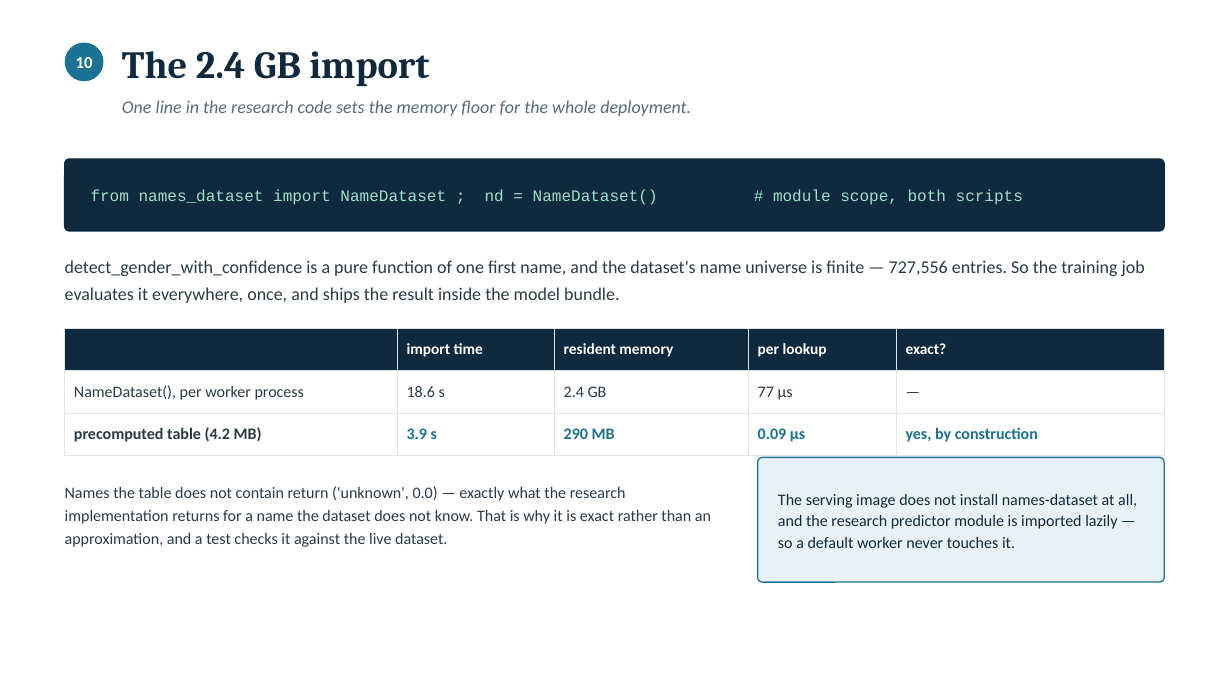
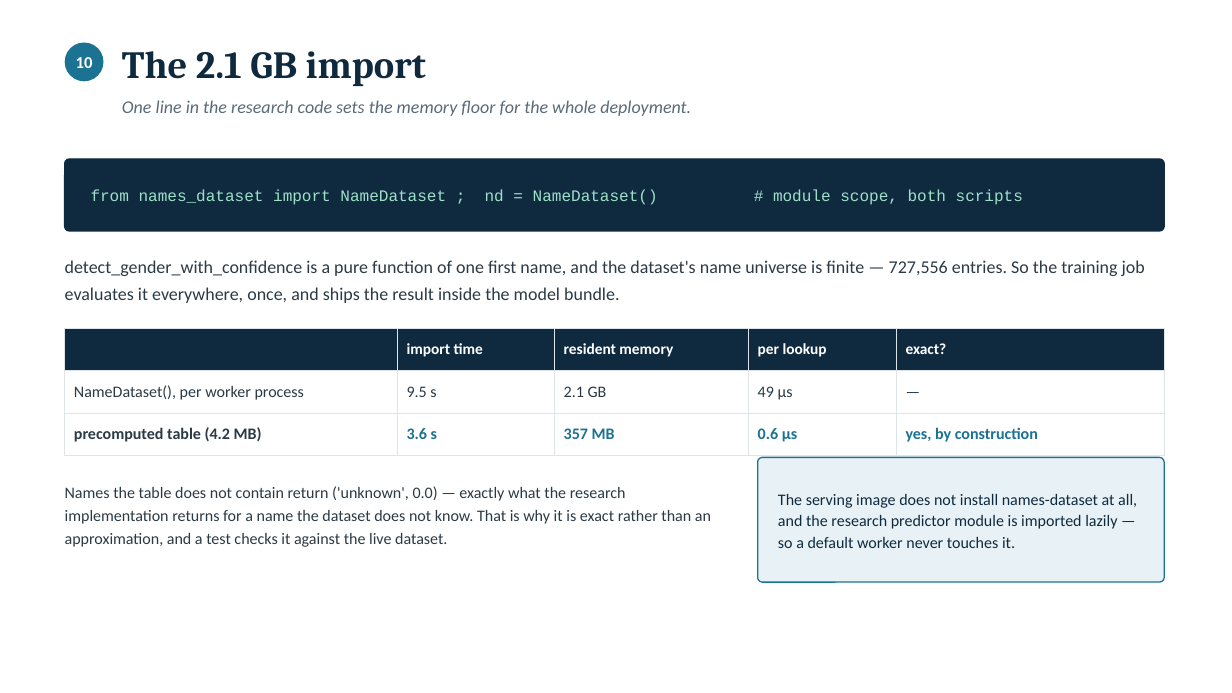
Before and after one commit to yonaoh10/Schemathics, a slide deck: slide 10 of docs/BL_ranking_part2.pptx. Drawn at 1232x693 pixels with LibreOffice and Linux fonts; fonts in the diff are those of the drawing. Boxes give left, top, right and bottom in pixels: in the first picture for what was removed or moved away, otherwise in the second. Text is boxed around its words. In the diff, an @@ line names an element or a change of style, - is before the commit and + after.

```diff
--- a/docs/BL_ranking_part2.pptx
+++ b/docs/BL_ranking_part2.pptx
@@ text at (x1=122, y1=51, x2=426, y2=86): text changed @@
-The 2.4 GB import
+The 2.1 GB import
@@ table at (x1=65, y1=328, x2=1165, y2=446) @@
-row 2: NameDataset(), per worker process | 18.6 s | 2.4 GB | 77 µs | —
+row 2: NameDataset(), per worker process | 9.5 s | 2.1 GB | 49 µs | —
-row 3: precomputed table (4.2 MB) | 3.9 s | 290 MB | 0.09 µs | yes, by construction
+row 3: precomputed table (4.2 MB) | 3.6 s | 357 MB | 0.6 µs | yes, by construction
```
Also in this commit, not shown: 8 other slides changed, 10 other files.
